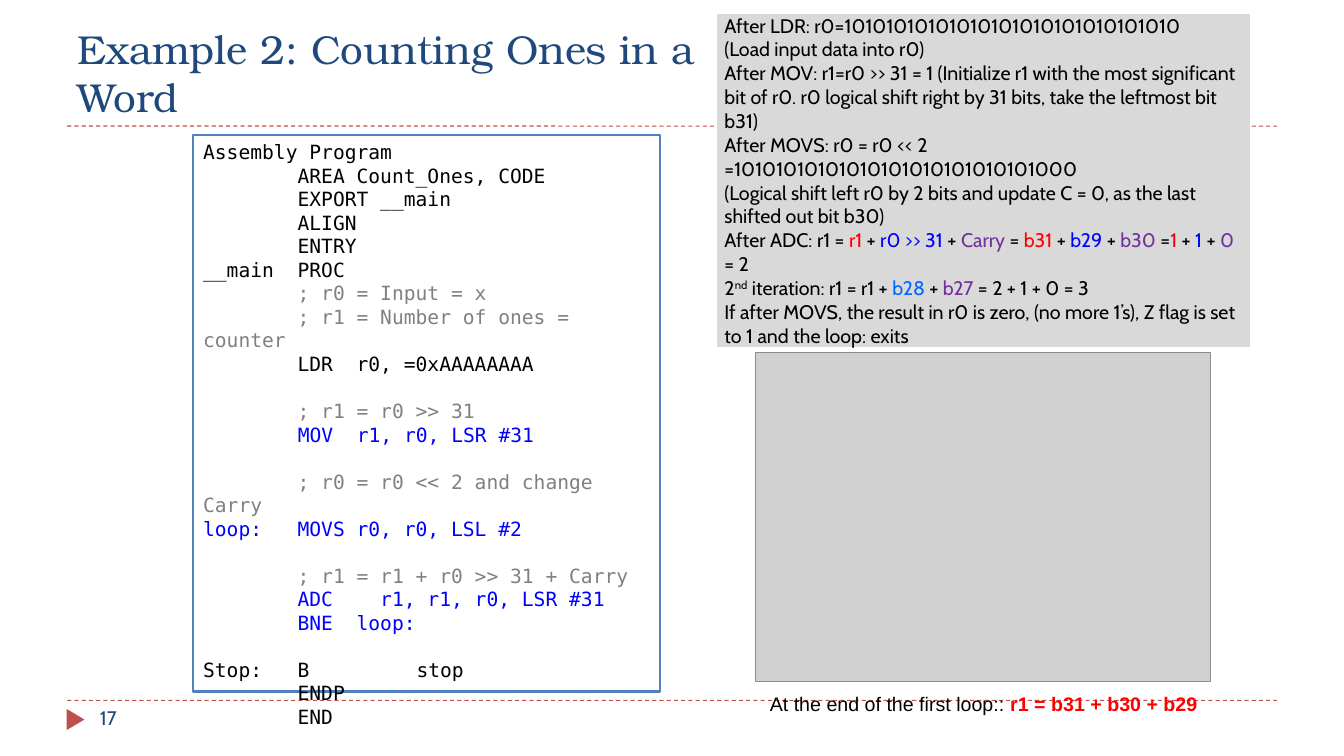
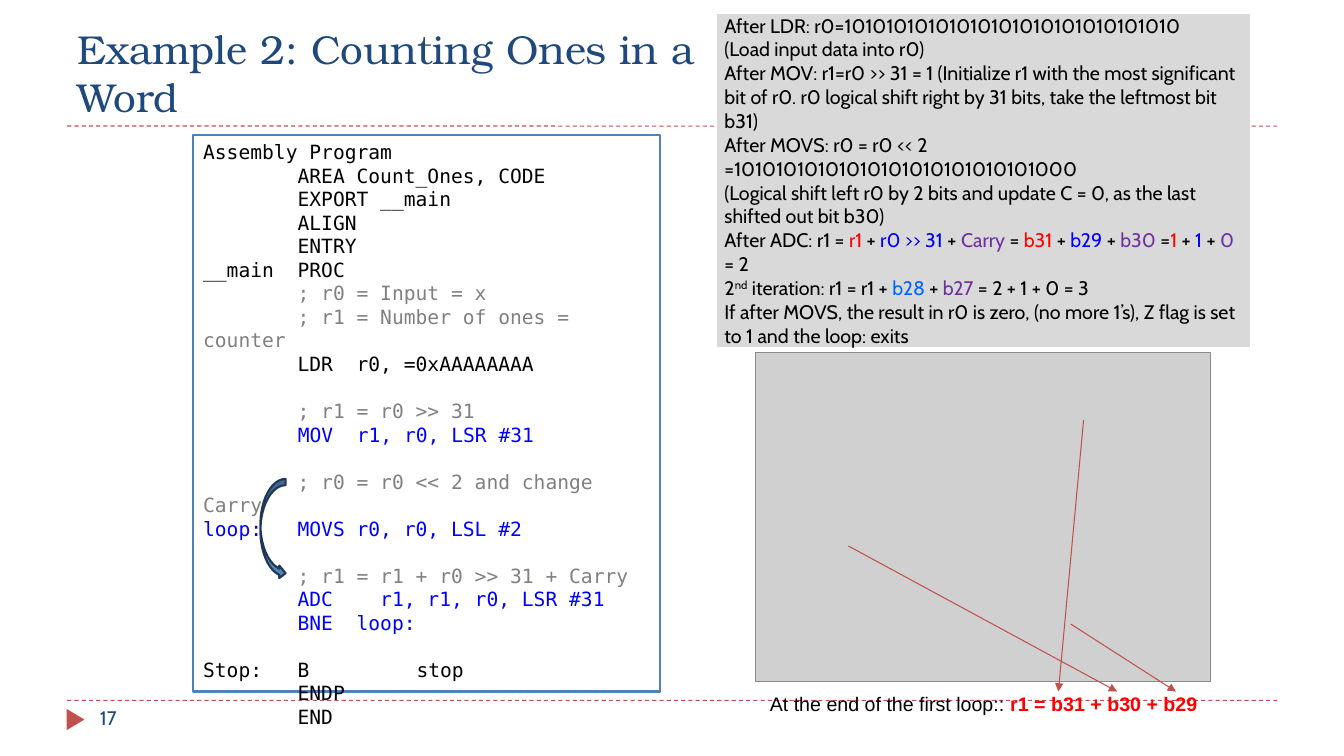
Before and after one commit to guhofstra/CSC111Fa25, a slide deck: slide 17 of PPTs/Ch7_Structured_Programming.pptx. Drawn at 1344x756 pixels with LibreOffice and Linux fonts; fonts in the diff are those of the drawing; grey boxes stand for pictures. Boxes give left, top, right and bottom in pixels: in the first picture for what was removed or moved away, otherwise in the second. Text is boxed around its words. In the diff, an @@ line names an element or a change of style, - is before the commit and + after.

```diff
--- a/PPTs/Ch7_Structured_Programming.pptx
+++ b/PPTs/Ch7_Structured_Programming.pptx
@@ arrow added from (1084, 420) to (1059, 692), #C0504D 0.75 pt @@
@@ curved right arrow added at [260,479,285,580], fill #4F81BD, outline #233953 1.5 pt @@
@@ arrow added from (849, 546) to (1117, 692), #C0504D 0.75 pt @@
@@ arrow added from (1071, 624) to (1177, 692), #C0504D 0.75 pt @@
```
Also in this commit, not shown: 5 other slides changed, 2 other files.
